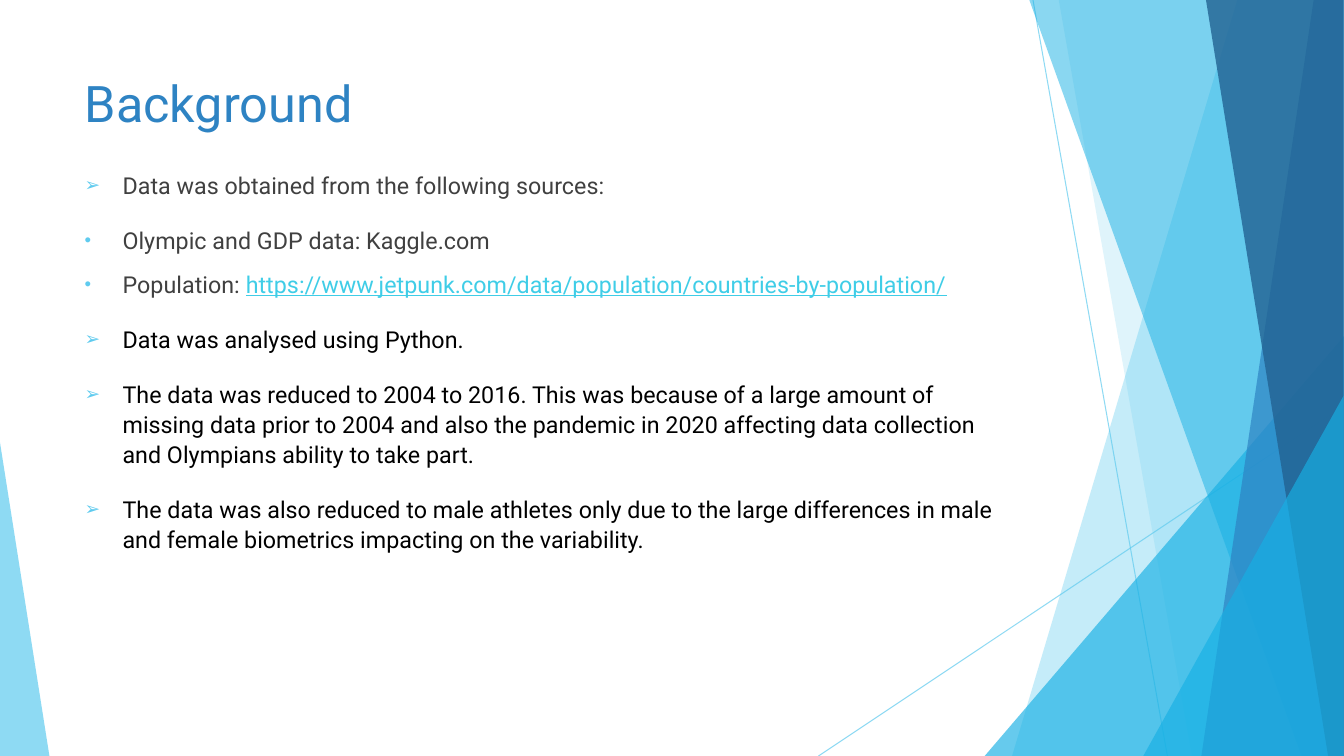
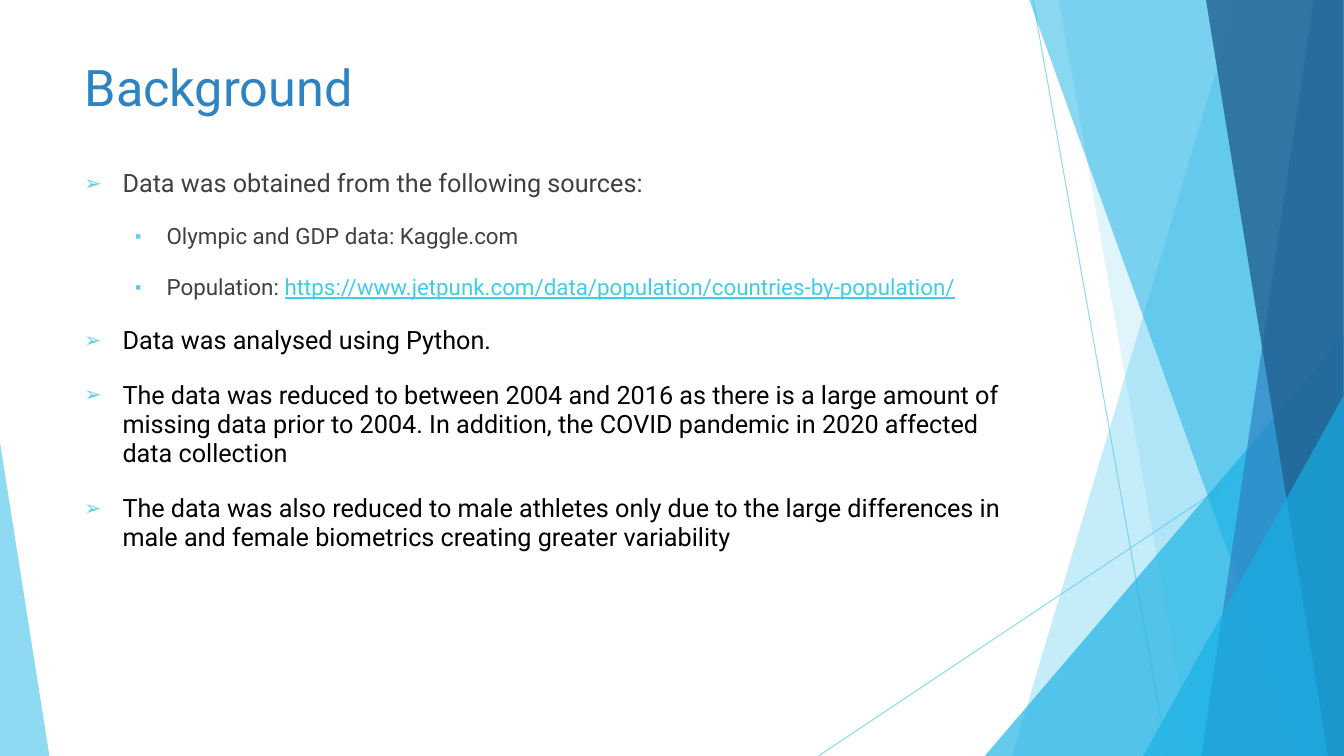
Before and after one commit to catherinekelly33/Portfolio_olympics, a slide deck: slide 4 of Results_presentation.pptx. Drawn at 1344x756 pixels with LibreOffice and Linux fonts; fonts in the diff are those of the drawing. Boxes give left, top, right and bottom in pixels: in the first picture for what was removed or moved away, otherwise in the second. Text is boxed around its words. In the diff, an @@ line names an element or a change of style, - is before the commit and + after.

Commit message:
addition of blog, presentation and Python code

```diff
--- a/Results_presentation.pptx
+++ b/Results_presentation.pptx
@@ title "Background": place and size @@
-title "Background" at (85, 84, 353, 133)
+title "Background" at (85, 68, 353, 117)
@@ text at (123, 173, 955, 355): size 16.6 to 18 pt in "Data was obtained from the following sources:", "Data was analysed using Python."; size 16.6 to 16 pt in "Olympic and GDP data: Kaggle.com", "Population: https://www.jetpunk.com/data/population/countrie ..."; line spacing 1.07 to 0.97; bullet • to ▪; list level 1 to 2 in "Olympic and GDP data: Kaggle.com"; list level 1 to 2 in "Population: https://www.jetpunk.com/data/population/countrie ..." @@
@@ text at (123, 385, 1000, 552): text changed; size 16.6 to 18 pt @@
-➢ The data was reduced to 2004 to 2016. This was because of a large amount of missing data prior to 2004 and also the pandemic in 2020 affecting data collection and Olympians ability to take part.
-➢ The data was also reduced to male athletes only due to the large differences in male and female biometrics impacting on the variability.
+➢ The data was reduced to between 2004 and 2016 as there is a large amount of missing data prior to 2004. In addition, the COVID pandemic in 2020 affected data collection
+➢ The data was also reduced to male athletes only due to the large differences in male and female biometrics creating greater variability
```
Also in this commit, not shown: 20 other slides changed, 1 slide added, 4 other files.
